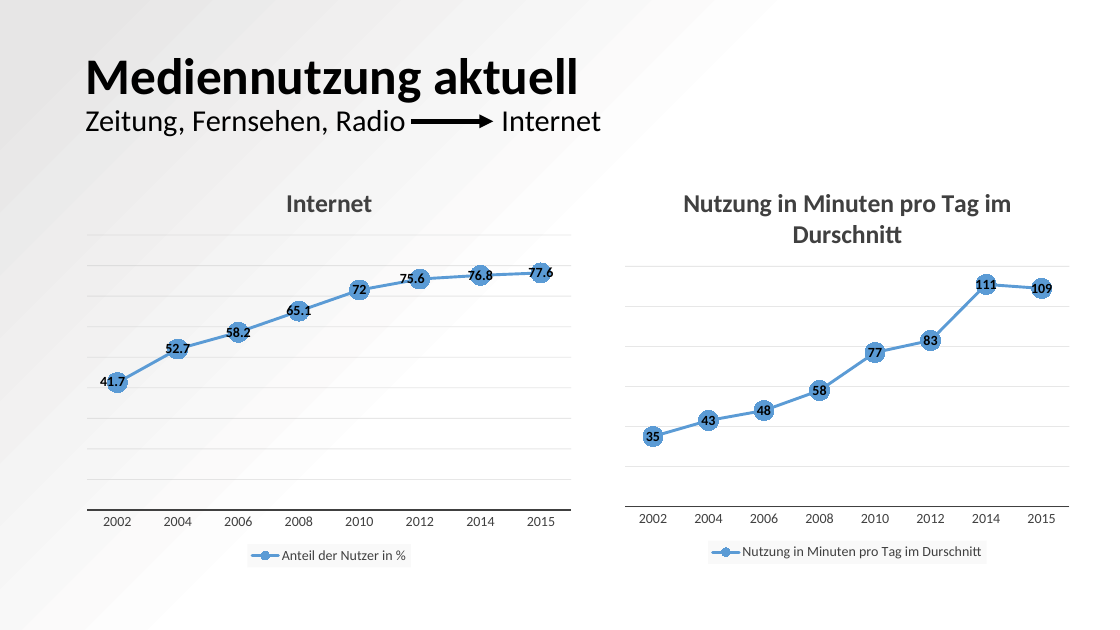
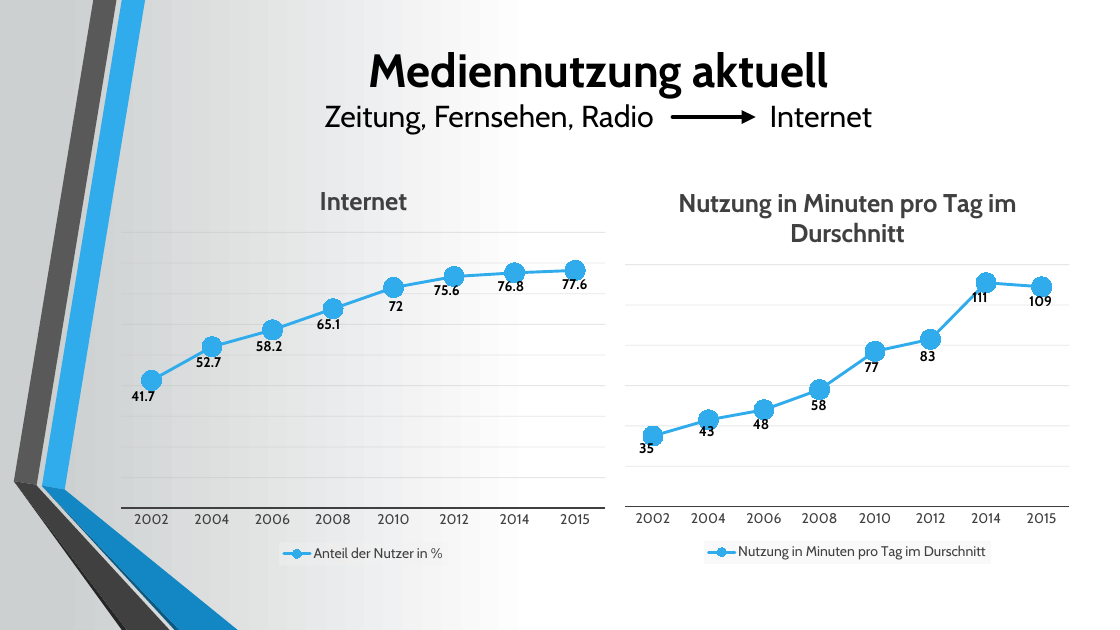
Before and after one commit to Seany1992/MuW, a slide deck: slide 5 of Medienwandel im 21.pptx. Drawn at 1120x630 pixels with LibreOffice and Linux fonts; fonts in the diff are those of the drawing. Boxes give left, top, right and bottom in pixels: in the first picture for what was removed or moved away, otherwise in the second. Text is boxed around its words. In the diff, an @@ line names an element or a change of style, - is before the commit and + after.

```diff
--- a/Medienwandel im 21.pptx
+++ b/Medienwandel im 21.pptx
@@ background gradient #E7E6E6 to #FFFFFF to gradient #CDD0D1 to #FFFFFF @@
@@ title "Mediennutzung aktuell Zeitung, Fernsehen, Radio ...": place and size @@
-title "Mediennutzung aktuell Zeitung, Fernsehen, Radio ..." at <box>85,58,601,137</box>
+title "Mediennutzung aktuell Zeitung, Fernsehen, Radio ..." at <box>325,52,872,134</box>
@@ title "Mediennutzung aktuell Zeitung, Fernsehen, Radio ..." at <box>325,52,872,134</box>: size 44 to 40 pt in "Mediennutzung aktuell"; font Calibri to Cabin; alignment left to centre; line spacing 0.9 to 1 @@
@@ arrow moved from (411, 121) - (493, 121) to (673, 117) - (756, 117) @@
@@ line chart at <box>111,166,615,566</box> @@
@@ colour of Anteil der Nutzer in % #5B9BD5 to #30ACEC @@
@@ data labels of Anteil der Nutzer in % changed @@
@@ legend changed @@
@@ category axis changed @@
@@ lettering changed @@
@@ line chart: place and size @@
-line chart at <box>77,168,581,568</box>
+line chart at <box>111,166,615,566</box>
@@ line chart at <box>616,168,1079,565</box> @@
@@ colour of Nutzung in Minuten pro Tag im Durschnitt #5B9BD5 to #30ACEC @@
@@ data labels of Nutzung in Minuten pro Tag im Durschnitt changed @@
@@ legend changed @@
@@ category axis changed @@
@@ lettering changed @@
@@ group added at <box>13,0,238,630</box>: 6 freeform shapes @@
```
Also in this commit, not shown: 10 other slides changed, 2 other files.
